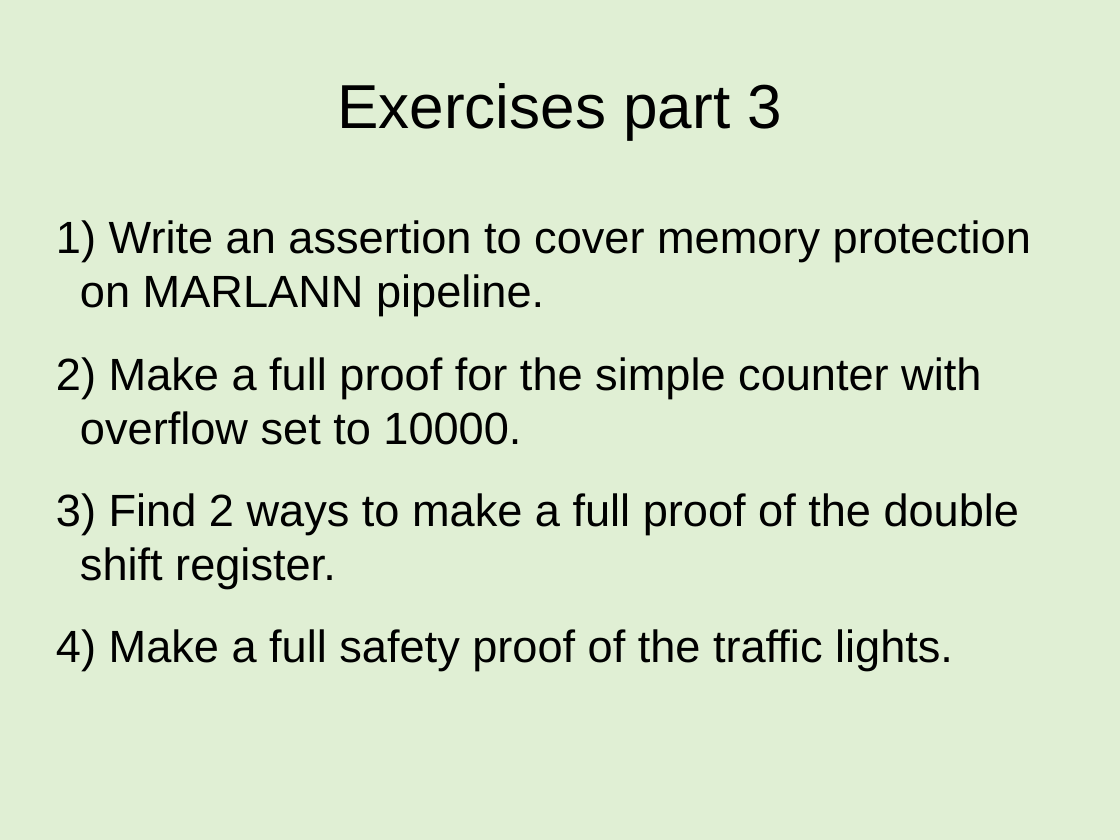
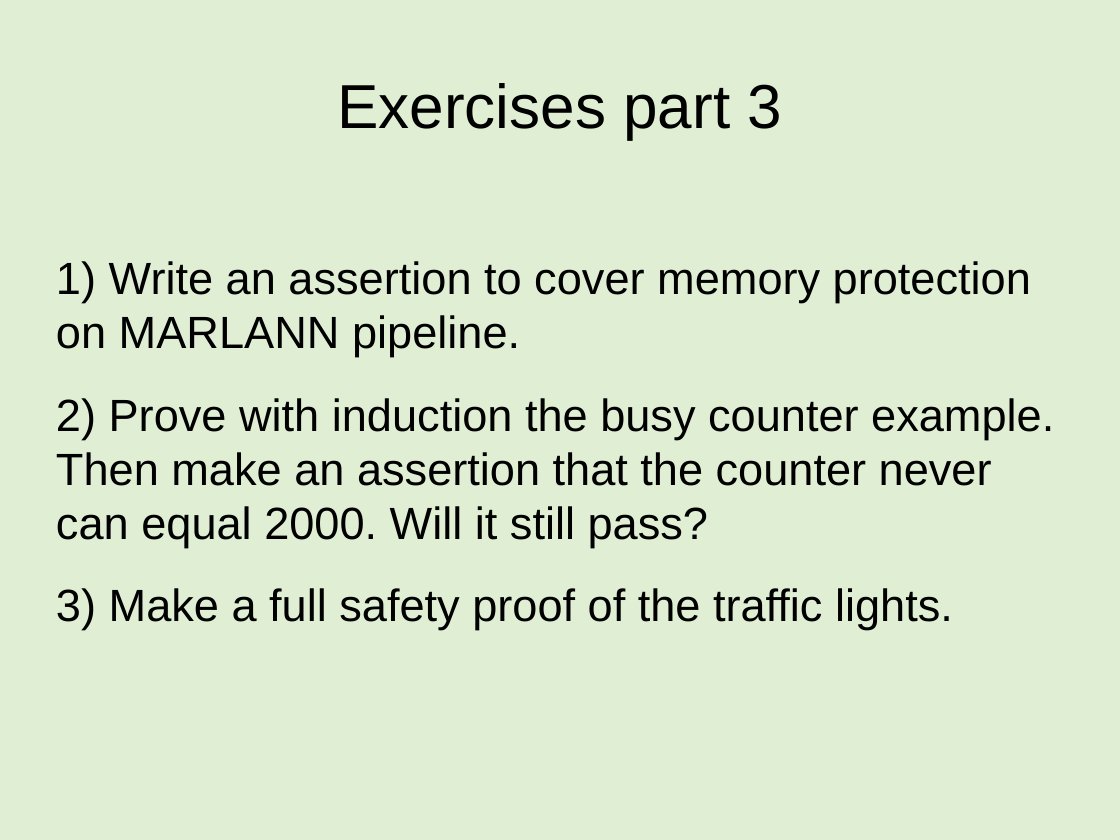
Before and after one commit to mattvenn/formal-intro-course, a slide deck: slide 46 of intro-course-slides.odp. Drawn at 1120x840 pixels with LibreOffice and Linux fonts; fonts in the diff are those of the drawing. Boxes give left, top, right and bottom in pixels: in the first picture for what was removed or moved away, otherwise in the second. Text is boxed around its words. In the diff, an @@ line names an element or a change of style, - is before the commit and + after.

Commit message:
slides

```diff
--- a/intro-course-slides.odp
+++ b/intro-course-slides.odp
@@ subtitle at [56, 261, 1054, 630]: text changed @@
-1) Write an assertion to cover memory protection on MARLANN pipeline.
-2) Make a full proof for the simple counter with overflow set to 10000.
-3) Find 2 ways to make a full proof of the double shift register.
-4) Make a full safety proof of the traffic lights.
+1) Write an assertion to cover memory protection on MARLANN pipeline.
+2) Prove with induction the busy counter example. Then make an assertion that the counter never can equal 2000. Will it still pass?
+3) Make a full safety proof of the traffic lights.
```
Also in this commit, not shown: 3 other slides changed, 1 slide added.
